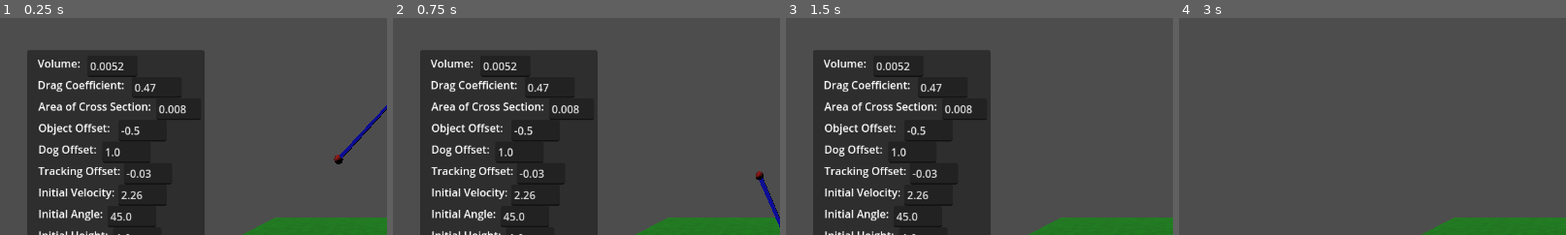
Above: before the commit, frames 1-4 (left to right).
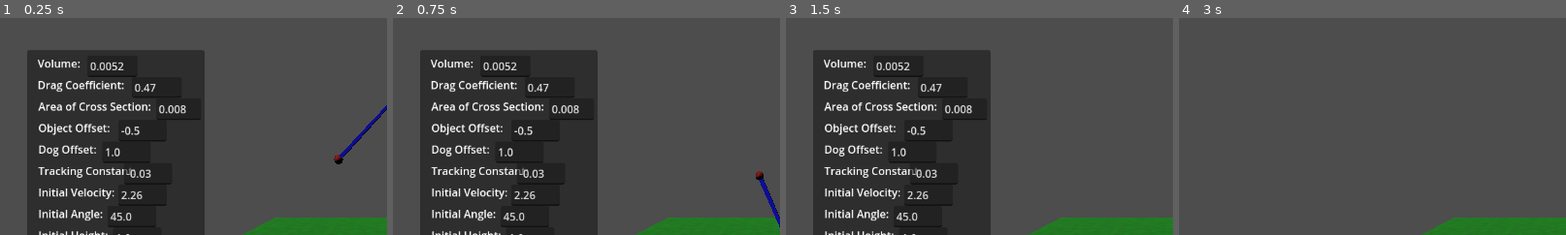
Above: after the commit, the same moments.

Repository: millioja01/fritz
Game: Godot game, scene res://main.tscn
Same seed, same stepped clock (60 frames per second), same inputs: the game is played once before the commit and once after it.
Inputs (mouse positions are % of the whole screen's width and height, from its top left):
- Up to frame 1 (0.25 s): no input
- Up to frame 2 (0.75 s): click (7, 90) at 0.5 s
- Up to frame 3 (1.5 s): click (7, 90) at 1.25 s
- Up to frame 4 (3 s): click (7, 90) at 2 s; tap Enter at 2.75 s; hold H (hide) from 2.78 s (still down)
The pictures show only the part of the screen within x 0-50%, y 0-50%; the shares and areas given below are measured in that part.

The runs differ from the first frame. In frame 1, 0.2% of the frame differs, in the area x 23-35%, y 68-73%; in frame 2, 0.2%; in frame 3, 0.2%; in frame 4, nothing differs.

Commit message:
change tracking offset to tracking constant

Diff:
--- a/main.gd
+++ b/main.gd
@@ -82,10 +82,6 @@
 	var k := (-drag_coefficient * area_of_cross_section) / (2.0 * volume)
 
 	return ((k * v + gravity) * pow(e, time) - gravity) / k
-
-
-func set_dog_position(x_position: float) -> void:
-	$Dog.position.x = x_position + 1.0
 
 
 func get_dog_angle(time: float, dog_x_position: float) -> float:
--- a/main.tscn
+++ b/main.tscn
@@ -238,14 +238,14 @@
 text = "1.0"
 metadata/_edit_use_anchors_ = true
 
-[node name="TrackingOffset" type="Label" parent="CanvasLayer/Control/VariablePane"]
+[node name="TrackingConstant" type="Label" parent="CanvasLayer/Control/VariablePane"]
 layout_mode = 1
 anchors_preset = -1
 anchor_left = 0.0643939
 anchor_top = 0.583333
 anchor_right = 0.575758
 anchor_bottom = 0.694444
-text = "Tracking Offset: "
+text = "Tracking Constant: "
 metadata/_edit_use_anchors_ = true
 
 [node name="TrackingEdit" type="LineEdit" parent="CanvasLayer/Control/VariablePane"]
